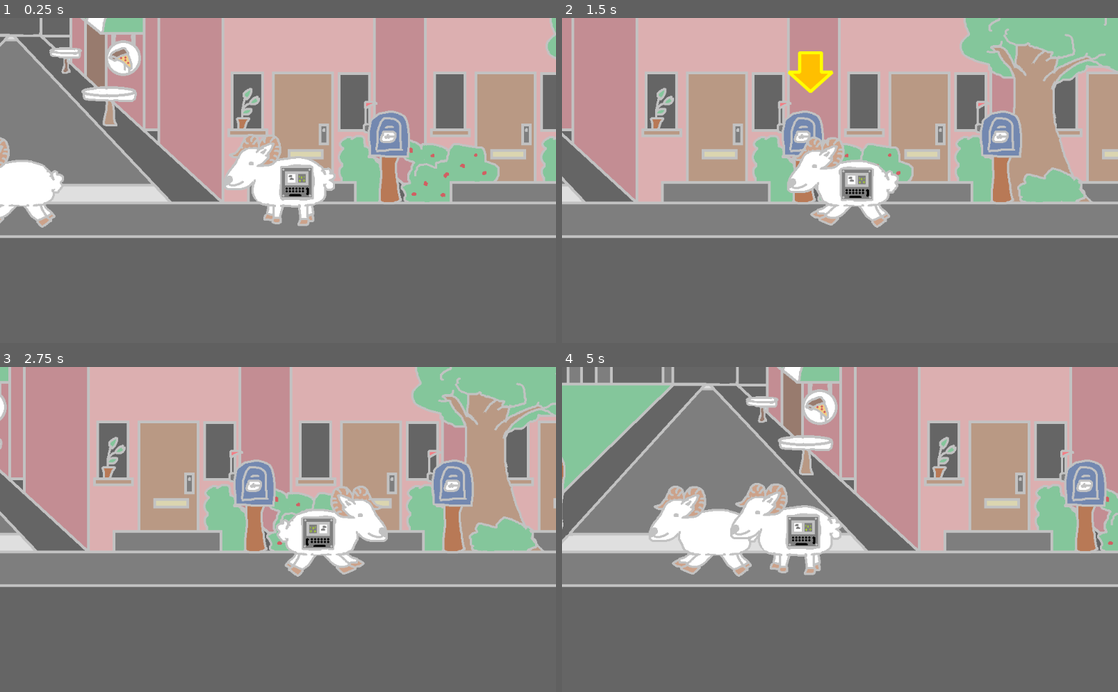
Above: before the commit, frames 1-4 (two rows, left to right).
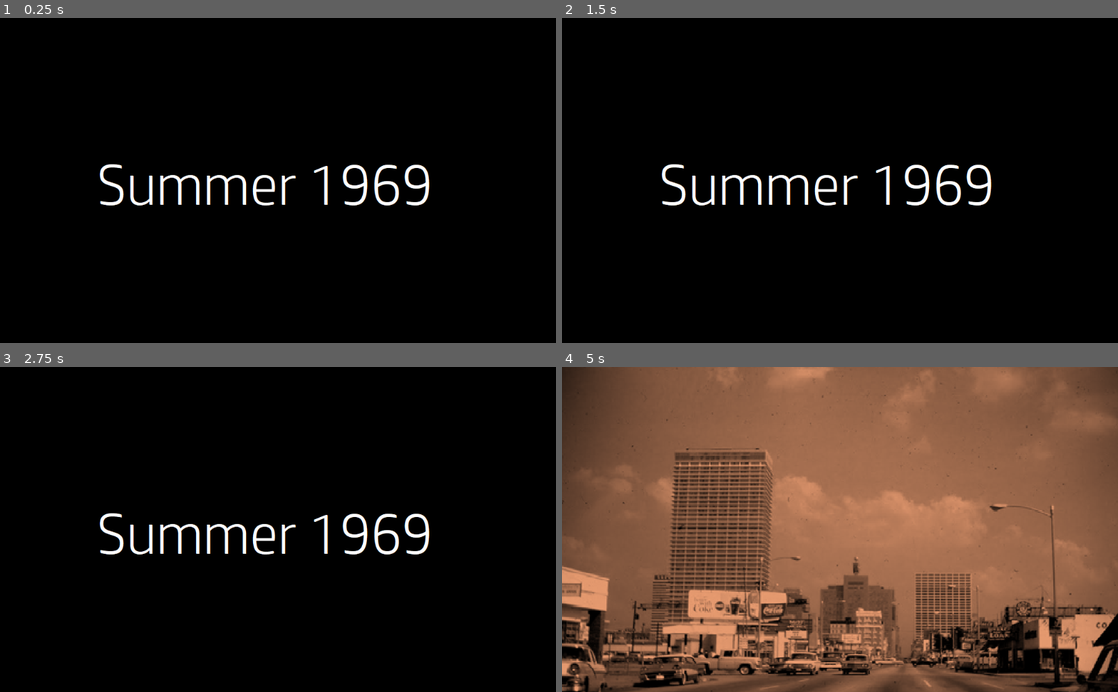
Above: after the commit, the same moments.

Repository: Escapegoat-Games/install-more-ram
Game: Godot game, scene res://IntroMovie.tscn
The game is run twice, just before and just after one commit, with the same random seed, the same clock (stepped at 60 frames per second) and the same inputs. Before the commit the project starts from res://Game.tscn. The engine's default icon, where the game draws it, is replaced by a stand-in: a white triangle on a blue panel in a dark square.
Inputs:
- Up to frame 1 (0.25 s): no input
- Up to frame 2 (1.5 s): hold D (move_right) 0.53-1.28 s; tap Space (select) at 0.6, 1.35 s; hold A (move_left) from 1.28 s (still down)
- Up to frame 3 (2.75 s): release A (move_left) at 2.03 s; hold D (move_right) from 2.03 s (still down); tap Space (select) at 2.1 s
- Up to frame 4 (5 s): release D (move_right) at 2.78 s; hold W (move_up) 2.78-3.53 s; tap Space (select) at 2.85, 3.6, 4.35 s; hold A (move_left) from 3.53 s (still down)

The runs differ from the first frame. In frame 1, 100% of the frame differs, in the area x 0-100%, y 0-100%; in frame 2, 100%; in frame 3, 100%; in frame 4, 100%.

Commit message:
NPC and more dialogue

Diff:
--- a/EndingMovie.tscn
+++ b/EndingMovie.tscn
@@ -1,9 +1,8 @@
-[gd_scene load_steps=3 format=2]
+[gd_scene load_steps=2 format=2]
 
-[ext_resource path="res://Scripts/Movie.gd" type="Script" id=1]
-[ext_resource path="res://Assets/Video/intro_frames/intro_00.png" type="Texture" id=2]
+[ext_resource path="res://icon.png" type="Texture" id=1]
 
-[node name="EndingMovie" type="MarginContainer"]
+[node name="EndingMovie" type="MarginContainer" index="0"]
 
 anchor_left = 0.0
 anchor_top = 0.0
@@ -14,16 +13,6 @@
 mouse_default_cursor_shape = 0
 size_flags_horizontal = 1
 size_flags_vertical = 1
-script = ExtResource( 1 )
-next_scene_path = "res://Game.tscn"
-img_01 = null
-img_02 = null
-img_03 = null
-img_04 = null
-img_05 = null
-img_06 = null
-img_07 = null
-sound_01 = null
 
 [node name="VideoPlayer" type="TextureRect" parent="." index="0"]
 
@@ -39,6 +28,6 @@
 mouse_default_cursor_shape = 0
 size_flags_horizontal = 1
 size_flags_vertical = 1
-texture = ExtResource( 2 )
+texture = ExtResource( 1 )
 expand = true
 stretch_mode = 0
--- a/IntroMovie.tscn
+++ b/IntroMovie.tscn
@@ -1,6 +1,6 @@
 [gd_scene load_steps=10 format=2]
 
-[ext_resource path="res://Scripts/Movie.gd" type="Script" id=1]
+[ext_resource path="res://Scripts/IntroMovie.gd" type="Script" id=1]
 [ext_resource path="res://Assets/Video/intro_frames/intro_text_00.png" type="Texture" id=2]
 [ext_resource path="res://Assets/Video/intro_frames/intro_00.png" type="Texture" id=3]
 [ext_resource path="res://Assets/Video/intro_frames/intro_text_01.png" type="Texture" id=4]
@@ -9,6 +9,7 @@
 [ext_resource path="res://Assets/Video/intro_frames/intro_02_edited.png" type="Texture" id=7]
 [ext_resource path="res://Assets/Video/intro_frames/intro_text_03.png" type="Texture" id=8]
 [ext_resource path="res://Assets/Video/intro_frames/camera-shutter-click-01.wav" type="AudioStream" id=9]
+
 
 [node name="IntroMovie" type="MarginContainer"]
 
--- a/Scenes/AreaFarm.tscn
+++ b/Scenes/AreaFarm.tscn
@@ -1,12 +1,24 @@
-[gd_scene load_steps=4 format=2]
+[gd_scene load_steps=8 format=2]
 
 [ext_resource path="res://Scripts/Area.gd" type="Script" id=1]
 [ext_resource path="res://Assets/Sprites/BG/town_03_0.png" type="Texture" id=2]
+[ext_resource path="res://Instances/AnimatedNPC.tscn" type="PackedScene" id=3]
+[ext_resource path="res://Assets/Sprites/farmer_000000.png" type="Texture" id=4]
+[ext_resource path="res://Assets/Sprites/farmer_010000.png" type="Texture" id=5]
 
 [sub_resource type="RectangleShape2D" id=1]
 
 custom_solver_bias = 0.0
 extents = Vector2( 10, 500 )
+
+[sub_resource type="SpriteFrames" id=2]
+
+animations = [ {
+"frames": [ ExtResource( 4 ), ExtResource( 5 ) ],
+"loop": true,
+"name": "default",
+"speed": 5.0
+} ]
 
 [node name="AreaFarm" type="Node2D"]
 
@@ -57,3 +69,12 @@
 shape = SubResource( 1 )
 
 [node name="NPCs" type="Node2D" parent="." index="1"]
+
+[node name="AnimatedNPC_farmer" parent="NPCs" index="0" instance=ExtResource( 3 )]
+
+position = Vector2( 230.505, 0 )
+dialogue_text = [ "Can you believe it?! My sheep have staged their
+3rd rebellion this week!", "Now I like to imagine myself as the proponent of
+open-range pasture and all, but Jesus! Let a man have his peace!", "If y'all don't mind, take care of my buddies for me will ya?", "'Specially Fluffybutter...
+That dude's outta his mind." ]
+textures = SubResource( 2 )
--- a/Scenes/AreaNASA.tscn
+++ b/Scenes/AreaNASA.tscn
@@ -34,7 +34,7 @@
 "speed": 5.0
 } ]
 
-[node name="AreaNASA" type="Node2D" index="0"]
+[node name="AreaNASA" type="Node2D"]
 
 script = ExtResource( 1 )
 left_id = -1
--- a/Scenes/AreaTown.tscn
+++ b/Scenes/AreaTown.tscn
@@ -1,17 +1,29 @@
-[gd_scene load_steps=7 format=2]
+[gd_scene load_steps=11 format=2]
 
 [ext_resource path="res://Scripts/Area.gd" type="Script" id=1]
 [ext_resource path="res://Assets/Sprites/BG/town_00_2.png" type="Texture" id=2]
 [ext_resource path="res://Instances/NPC.tscn" type="PackedScene" id=3]
 [ext_resource path="res://Assets/Sprites/sign_fin.png" type="Texture" id=4]
 [ext_resource path="res://Assets/Sprites/mailbox_fin.png" type="Texture" id=5]
+[ext_resource path="res://Instances/AnimatedNPC.tscn" type="PackedScene" id=6]
+[ext_resource path="res://Assets/Sprites/pizza_dude0000.png" type="Texture" id=7]
+[ext_resource path="res://Assets/Sprites/pizza_dude_20000.png" type="Texture" id=8]
 
 [sub_resource type="RectangleShape2D" id=1]
 
 custom_solver_bias = 0.0
 extents = Vector2( 10, 500 )
 
-[node name="AreaTown" type="Node2D" index="0"]
+[sub_resource type="SpriteFrames" id=2]
+
+animations = [ {
+"frames": [ ExtResource( 7 ), ExtResource( 8 ) ],
+"loop": true,
+"name": "default",
+"speed": 5.0
+} ]
+
+[node name="AreaTown" type="Node2D"]
 
 z_index = -101
 script = ExtResource( 1 )
@@ -86,5 +98,14 @@
 
 position = Vector2( 911.521, 0 )
 _sections_unfolded = [ "Collision", "Transform", "Z Index" ]
-dialogue_text = [ "Jerry's House", "I wish I worked at NASA" ]
+dialogue_text = [ "Jerry's House", "Don't steal my mail!", "> Stole envelope (2x)!", "Tasty..." ]
 texture = ExtResource( 5 )
+
+[node name="AnimatedNPC_pizzaman" parent="NPCs" index="4" instance=ExtResource( 6 )]
+
+position = Vector2( -326.616, -30 )
+_sections_unfolded = [ "Collision", "Transform", "Z Index" ]
+dialogue_text = [ "Now I may be a simple rocket physicist working part-time
+at a pizza parlor...", "...but I couldn't help but notice that controller interface.", "Chef Giulliano sends his regards to you ambitious folk!
+Here have a treat.", "> Received pizza bite (1x)!", "It's greasy..." ]
+textures = SubResource( 2 )
--- a/Scripts/GameManager.gd
+++ b/Scripts/GameManager.gd
@@ -36,7 +36,7 @@
 		"Radical.",
 	]
 	event_rams[1].position.x = -500
-	event_rams[1].area = 1
+	event_rams[1].area = 2
 	event_rams[1].dialogue_text = [
 		"Hey, remember me?\nIt's your brother, Shep!",
 		"..............................................",
@@ -88,7 +88,7 @@
 		emit_signal("moved_right")
 
 func _on_HUD_check_end_game():
-	if ram_count == 3:
+	if ram_count == 0:
 		print("end game")
 		get_tree().change_scene("res://EndingMovie.tscn")
 		print("end game done")
--- a/Scripts/HUD.gd
+++ b/Scripts/HUD.gd
@@ -36,7 +36,6 @@
 
 			# play celebration
 			if current_text_index-1 == 0 and current_text[current_array_index][current_text_index-1] == ">":
-				print("hi")
 				sfx_player.stream = sfx_05
 				sfx_player.play()
 
--- a/project.godot
+++ b/project.godot
@@ -11,7 +11,7 @@
 [application]
 
 config/name="installMoreRam"
-run/main_scene="res://Game.tscn"
+run/main_scene="res://IntroMovie.tscn"
 boot_splash/image="res://logo_splash.png"
 config/icon="res://icon.png"
 
Binary file added: Assets/Sprites/farmer_000000.png
Not shown, added: Assets/Sprites/farmer_000000.png.import
Binary file added: Assets/Sprites/farmer_010000.png
Not shown, added: Assets/Sprites/farmer_010000.png.import
Binary file added: Assets/Sprites/pizza_dude0000.png
Not shown, added: Assets/Sprites/pizza_dude0000.png.import
Binary file added: Assets/Sprites/pizza_dude_20000.png
Not shown, added: Assets/Sprites/pizza_dude_20000.png.import
Renamed: Scripts/Movie.gd -> Scripts/IntroMovie.gd
